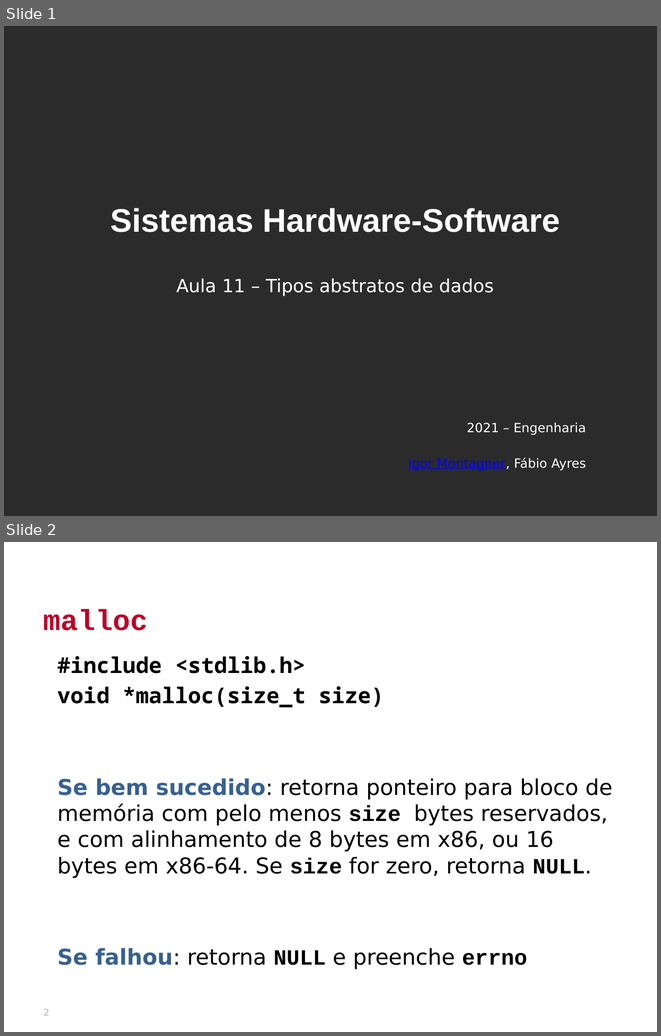
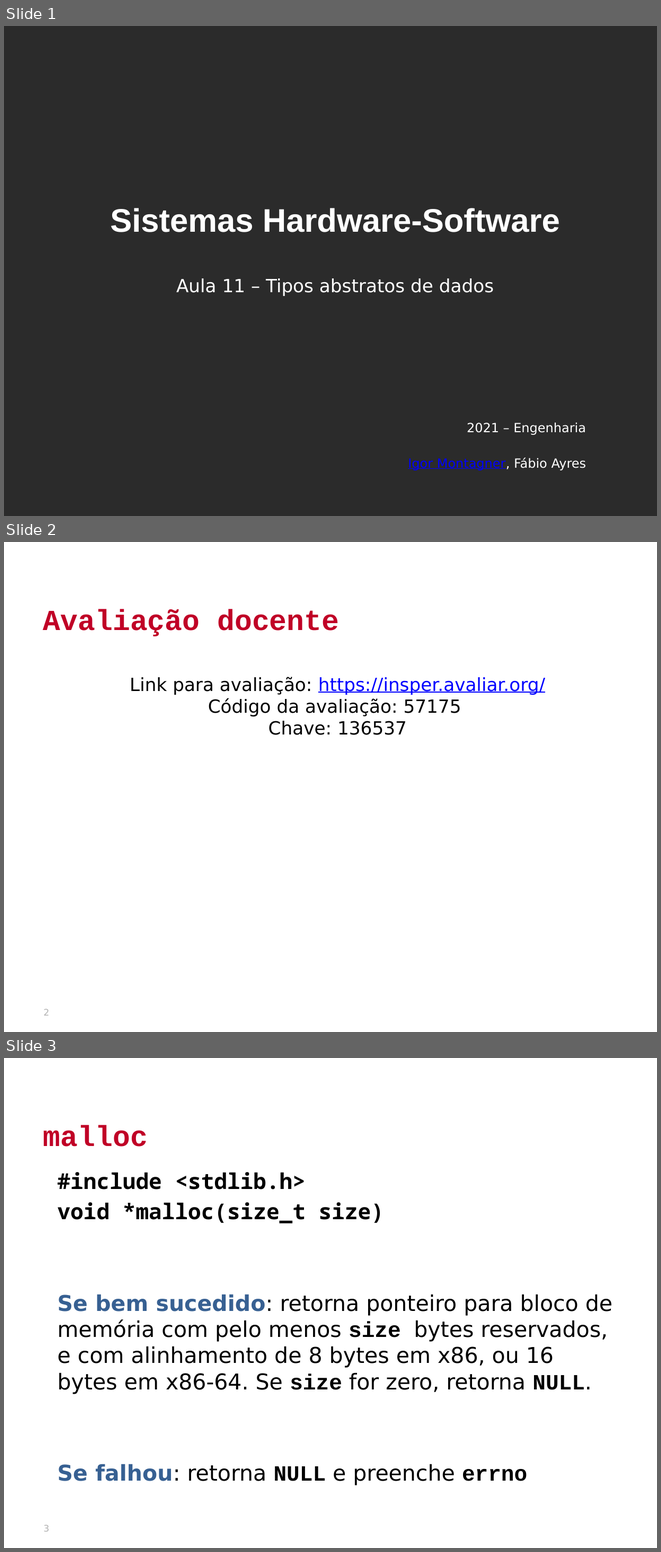
Before and after one commit to lucacm/SistemasHardwareSoftware, a slide deck: aulas/11-tipos-de-dados/slides.pptx. Shown one above the other, each under a label of ours: slides 1 and 2 before the commit, slides 1, 2 and 3 after it. The pictures are 661x1036 and 661x1552 pixels, drawn with LibreOffice and Linux fonts; fonts in the diff are those of the drawing; background and template pictures are left out; a plain dark background stands for a picture behind light text. Boxes give left, top, right and bottom in pixels: in the first picture for what was removed or moved away, otherwise in the second. Text is boxed around its words. In the diff, an @@ line names an element or a change of style, - is before the commit and + after.

```diff
--- a/aulas/11-tipos-de-dados/slides.pptx
+++ b/aulas/11-tipos-de-dados/slides.pptx
@@ slide 2 added at [4, 542, 657, 1032], background picture (left out) @@
@@ text added at [43, 609, 339, 636], 32 pt, text #C00026, bold @@
+Avaliação docente
@@ text added at [130, 677, 545, 735], 20 pt, text #000000 @@
+Link para avaliação: https://insper.avaliar.org/
+Código da avaliação: 57175
+Chave: 136537
@@ page number added at [44, 1008, 50, 1015], 10 pt, text #B2B2B2 @@
+2
@@ what was slide 2 is now slide 3 @@
@@ page number at [44, 1524, 50, 1531]: text changed @@
-2
+3
```
Also in this commit, not shown: 26 other files.
